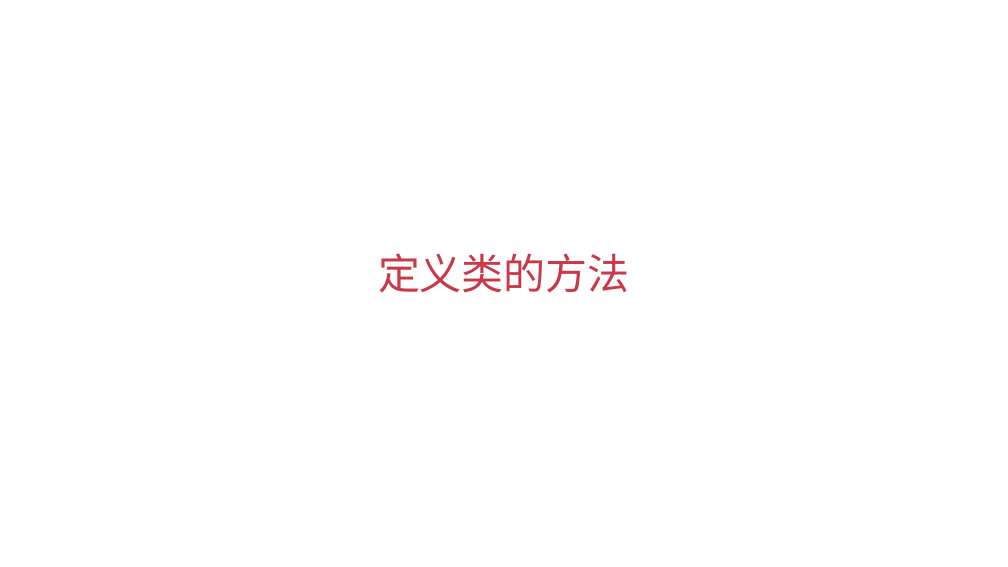
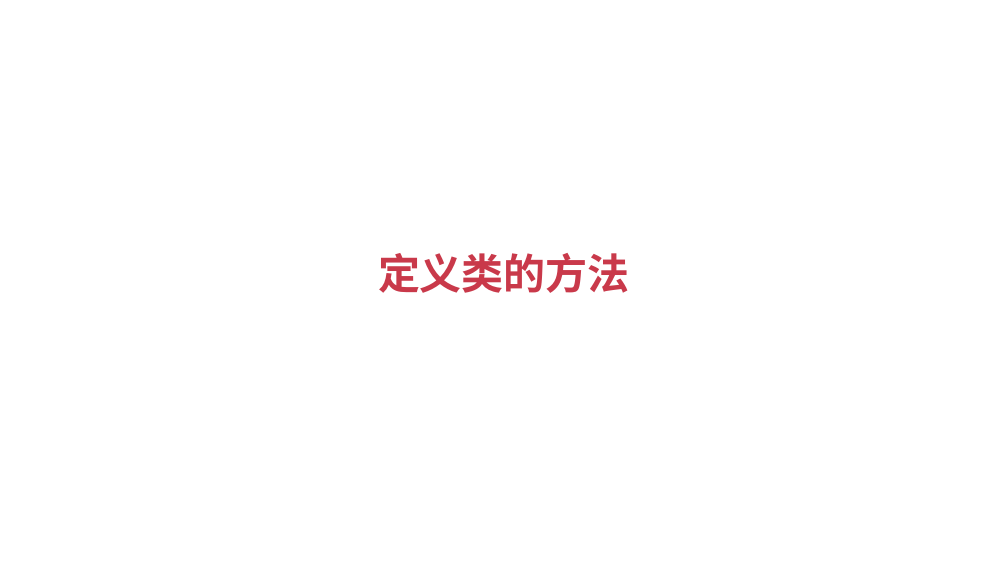
Before and after one commit to albert-feng/Python_OOP, a slide deck: slide 1 of ppt/3.3-定义类的方法.pptx. Drawn at 1008x567 pixels with LibreOffice and Linux fonts; fonts in the diff are those of the drawing. Boxes give left, top, right and bottom in pixels: in the first picture for what was removed or moved away, otherwise in the second. Text is boxed around its words. In the diff, an @@ line names an element or a change of style, - is before the commit and + after.

```diff
--- a/ppt/3.3-定义类的方法.pptx
+++ b/ppt/3.3-定义类的方法.pptx
@@ title "定义类的方法" at bbox=[378, 253, 630, 293]: font Arial to Noto Sans CJK SC, bold on @@
```
Also in this commit, not shown: 6 other slides changed, 4 other files.
